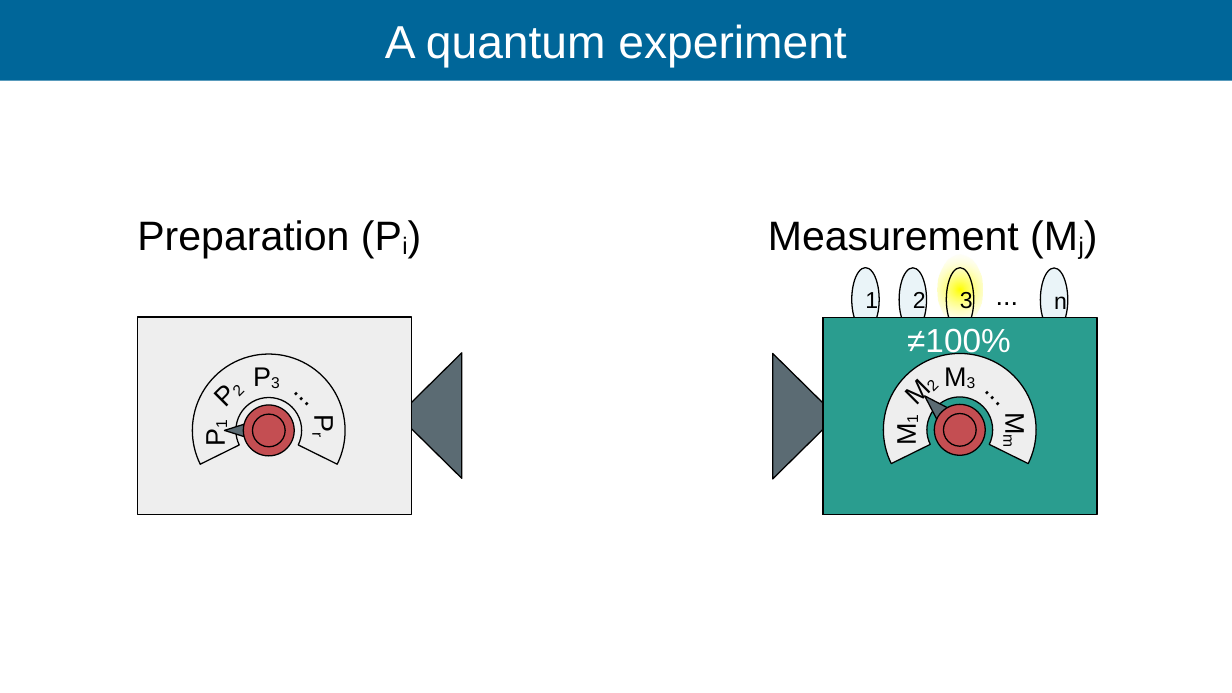
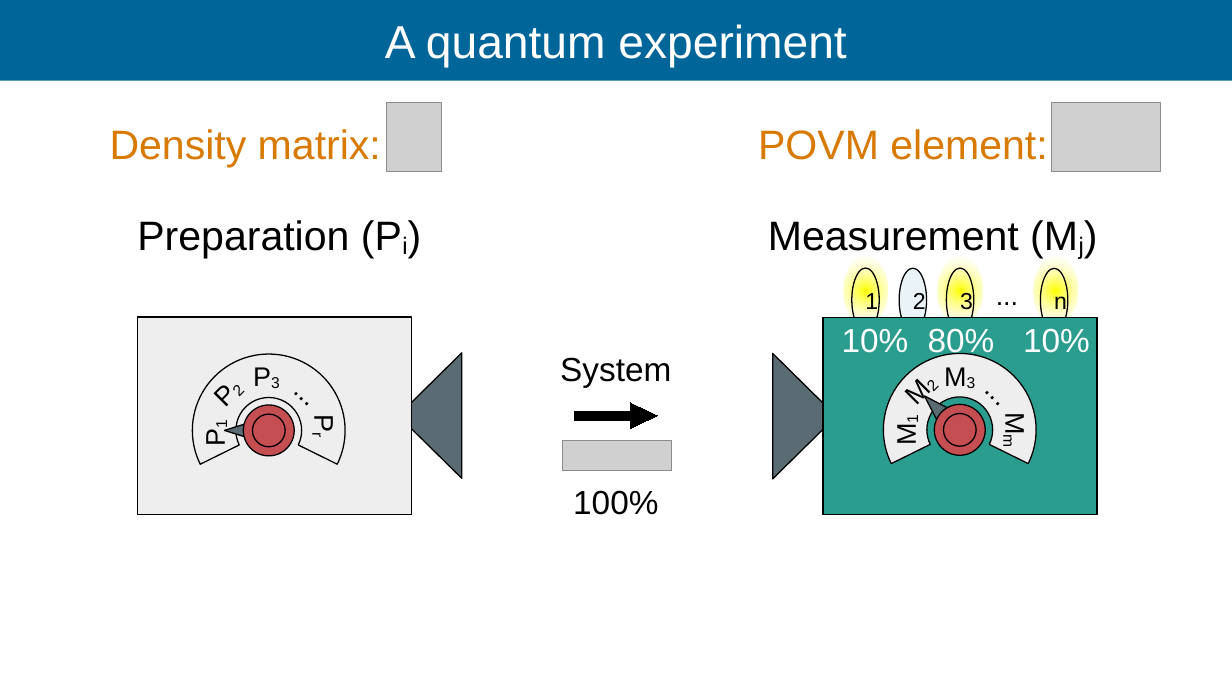
Before and after one commit to Ismaele-vincent/PhD, a slide deck: slide 55 of 2026/Talks/ILL Seminar/ILL seminar 2026 ver2.odp (slide 50 before the commit). Drawn at 1232x693 pixels with LibreOffice and Linux fonts; fonts in the diff are those of the drawing; grey boxes stand for pictures; background and template pictures are left out. Boxes give left, top, right and bottom in pixels: in the first picture for what was removed or moved away, otherwise in the second. Text is boxed around its words. In the diff, an @@ line names an element or a change of style, - is before the commit and + after.

```diff
--- a/2026/Talks/ILL Seminar/ILL seminar 2026 ver2.odp
+++ b/2026/Talks/ILL Seminar/ILL seminar 2026 ver2.odp
@@ picture added at (387, 103, 441, 171) @@
@@ picture added at (1051, 103, 1161, 171) @@
@@ text added at (110, 129, 381, 167), 32 pt, text #D97A00 @@
+Density matrix:
@@ text added at (758, 129, 1047, 160), 32 pt, text #D97A00 @@
+POVM element:
@@ ellipse added at (843, 256, 888, 326), fill gradient #FFFF00 to #FFFFFF @@
@@ ellipse "1" at (852, 268, 879, 332): fill #EAF4F8 to none @@
@@ ellipse added at (1033, 256, 1078, 326), fill gradient #FFFF00 to #FFFFFF @@
@@ ellipse "n" at (1040, 268, 1068, 332): fill #EAF4F8 to none @@
@@ text added at (842, 328, 909, 353), 26 pt, text #FFFFFF @@
+10%
@@ text added at (928, 328, 995, 359), 26 pt, text #FFFFFF @@
+80%
@@ text added at (1023, 328, 1090, 353), 26 pt, text #FFFFFF @@
+10%
@@ text added at (560, 357, 671, 387), 26 pt, text #000000 @@
+System
@@ right arrow added at (574, 403, 657, 429), fill #000000, outline #000000 0 pt @@
@@ picture added at (562, 441, 672, 471) @@
@@ text at (573, 490, 658, 515): text changed; text colour #FFFFFF to #000000 @@
-≠100%
+100%
```
Also in this commit, not shown: 20 other slides changed, 16 slides added, 5 slides removed, 4 other files.
